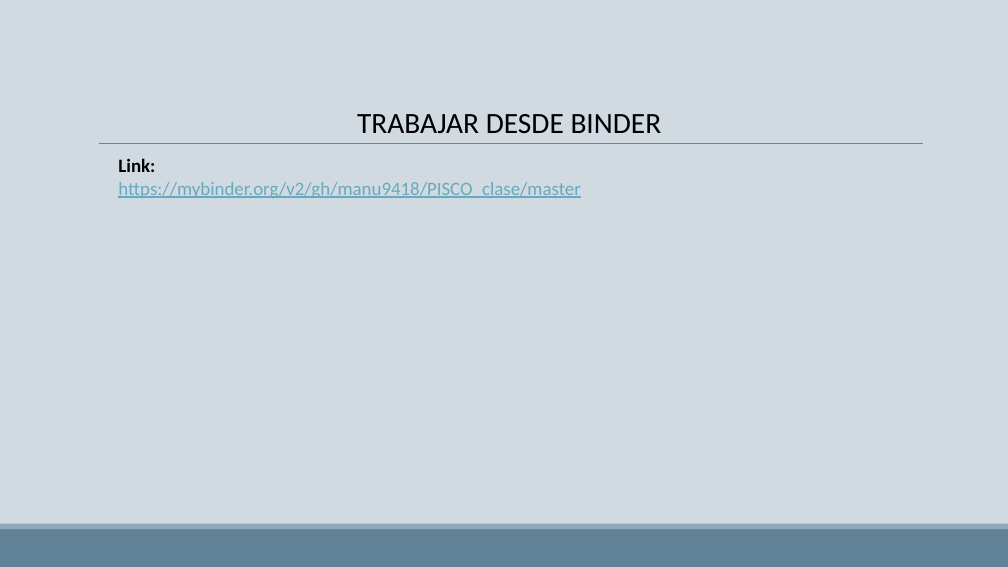
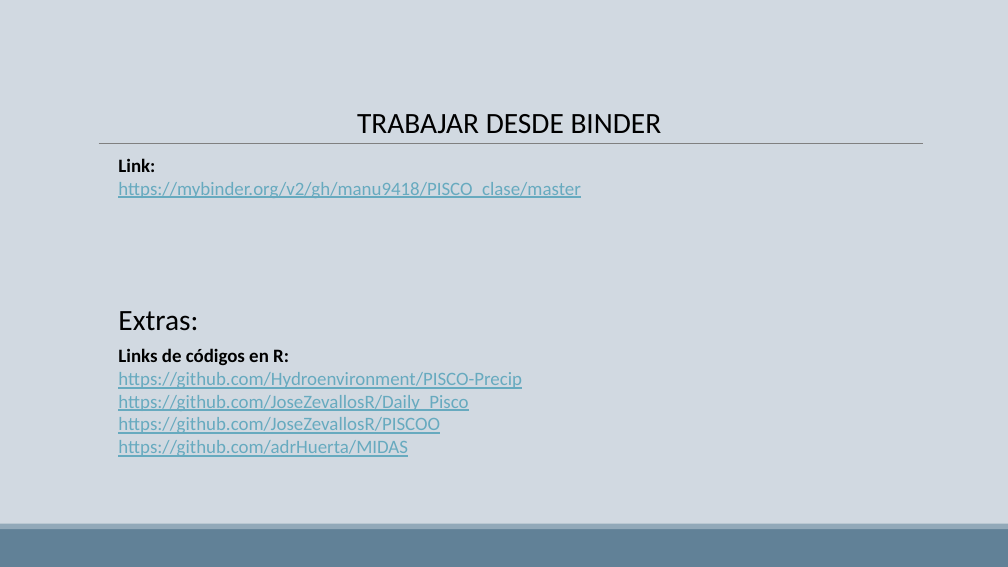
Before and after one commit to manu9418/PISCO_clase, a slide deck: slide 7 of PISCO_clase.pptx. Drawn at 1008x567 pixels with LibreOffice and Linux fonts; fonts in the diff are those of the drawing. Boxes give left, top, right and bottom in pixels: in the first picture for what was removed or moved away, otherwise in the second. Text is boxed around its words. In the diff, an @@ line names an element or a change of style, - is before the commit and + after.

Commit message:
add extras ppt

```diff
--- a/PISCO_clase.pptx
+++ b/PISCO_clase.pptx
@@ text added at box(118, 311, 198, 331), 28 pt, text #000000 @@
+Extras:
@@ text added at box(118, 348, 522, 457), 18 pt, text #67AABF, underline @@
+Links de códigos en R:
+https://github.com/Hydroenvironment/PISCO-Precip
+https://github.com/JoseZevallosR/Daily_Pisco
+https://github.com/JoseZevallosR/PISCOO
+https://github.com/adrHuerta/MIDAS
```
